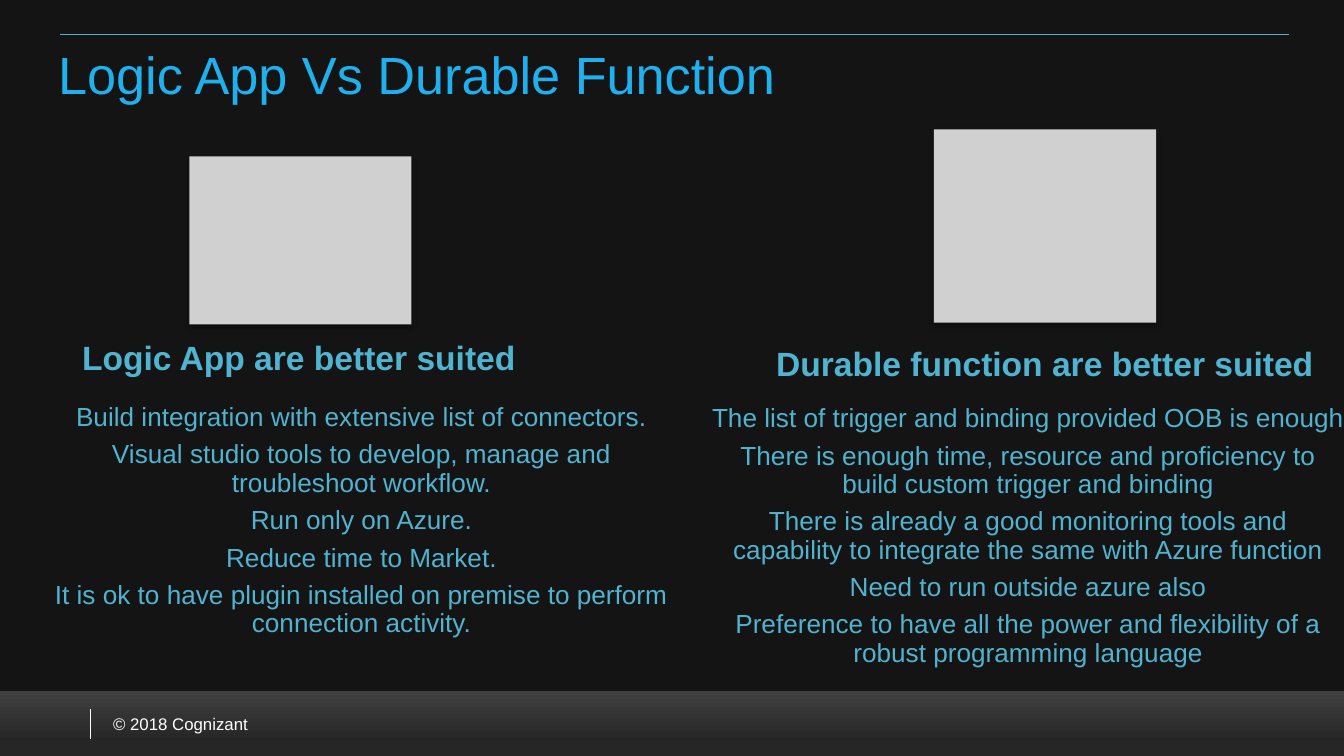
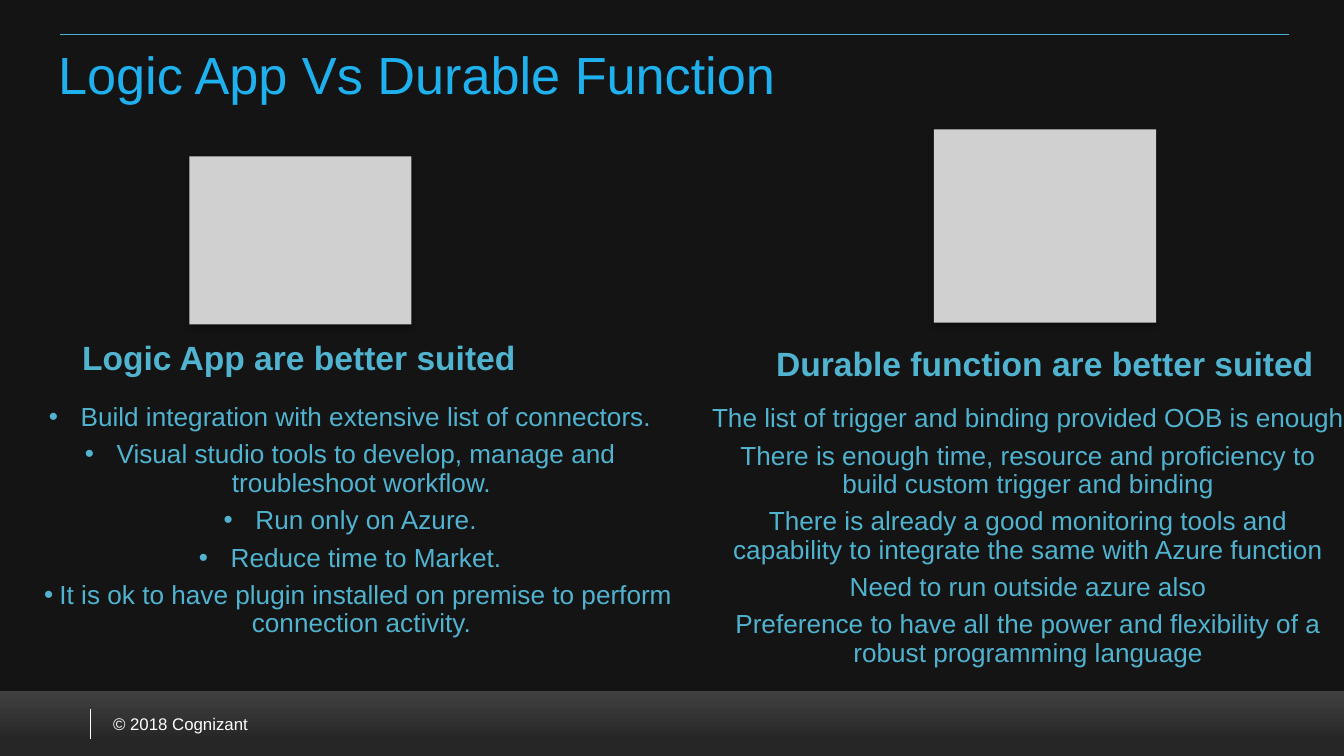
Before and after one commit to VenkateshSrini/MyDocuments, a slide deck: slide 27 of Azurefunction 2.0.pptx. Drawn at 1344x756 pixels with LibreOffice and Linux fonts; fonts in the diff are those of the drawing; grey boxes stand for pictures; background and template pictures are left out. Boxes give left, top, right and bottom in pixels: in the first picture for what was removed or moved away, otherwise in the second. Text is boxed around its words. In the diff, an @@ line names an element or a change of style, - is before the commit and + after.

Commit message:
latest changes

```diff
--- a/Azurefunction 2.0.pptx
+++ b/Azurefunction 2.0.pptx
@@ text "Build integration with extensive list ..." at [59, 407, 671, 638]: bullet none to • @@
```
Also in this commit, not shown: 3 other slides changed, 2 slides added.
